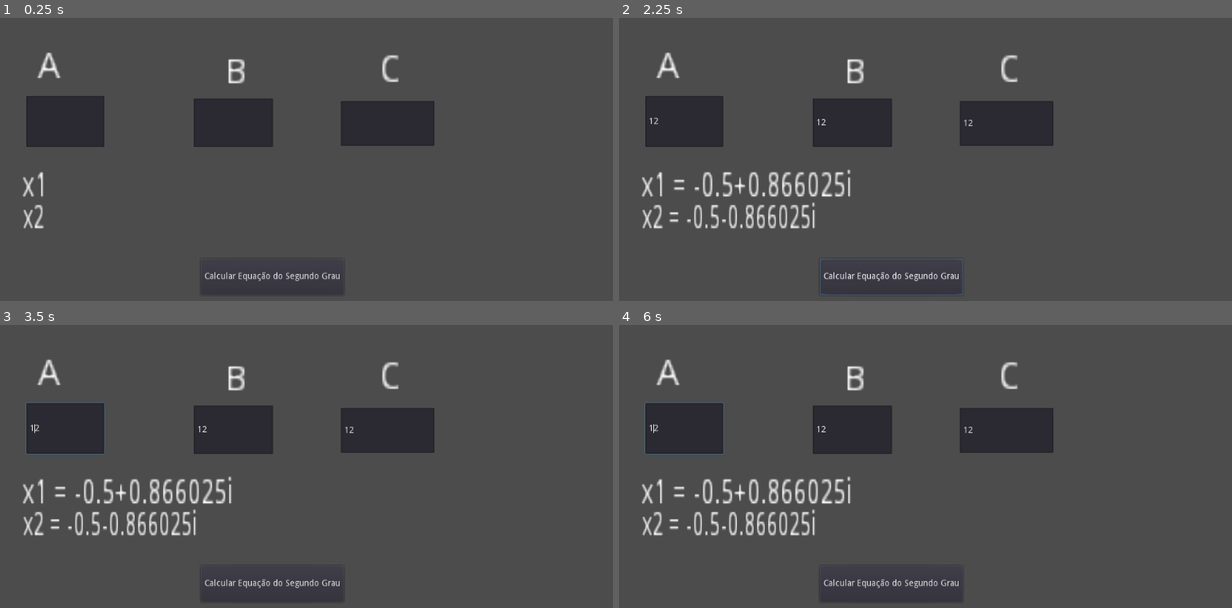
Above: before the commit, frames 1-4 (two rows, left to right).
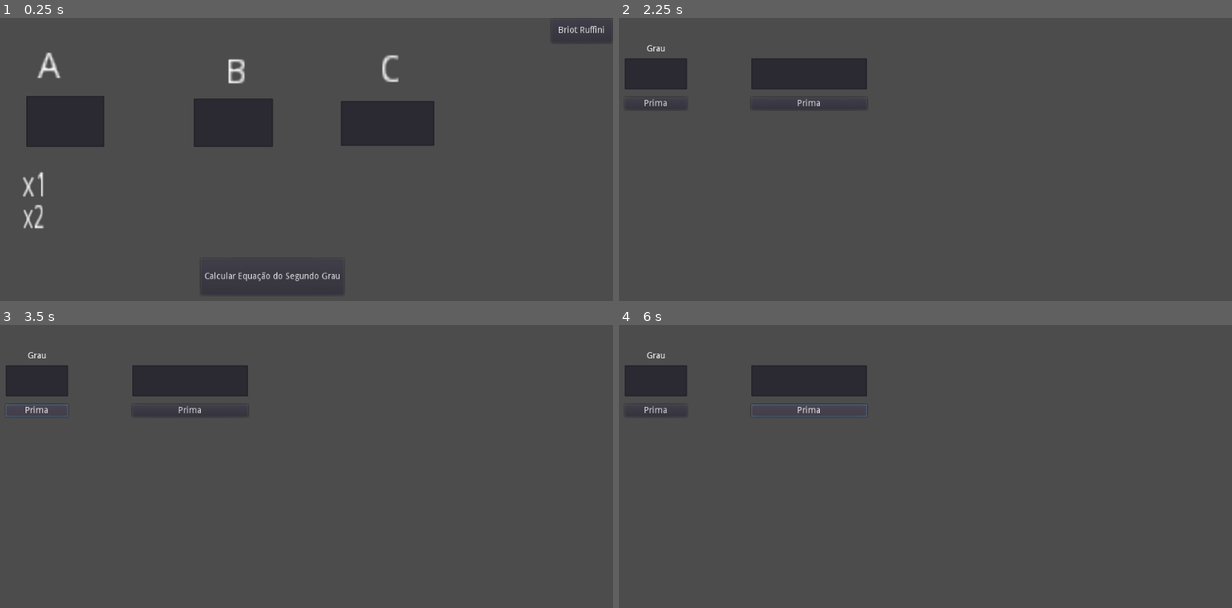
Above: after the commit, the same moments.

Repository: pedrocruz2/eiensiei
Game: Godot game, scene res://Node2D.tscn
Same seed, same stepped clock (60 frames per second), same inputs: the game is played once before the commit and once after it.
Inputs (mouse positions are in pixels of both pictures, inside the frame that each line leads up to):
- Up to frame 1 (0.25 s): no input
- Up to frame 2 (2.25 s): click (686, 122) at 0.52 s; type "12" at 0.6 s; click (851, 122) at 0.75 s; type "12" at 0.83 s; click (1005, 122) at 0.98 s; type "12" at 1.07 s; click "Calcular Equação do Segundo G…" at 1.25 s; click (1201, 29) at 2 s, where only the run after the commit has a clickable "Briot Ruffini"
- Up to frame 3 (3.5 s): click (36, 409) at 2.75 s, where only the run after the commit has a clickable "Prima"
- Up to frame 4 (6 s): click (809, 409) at 3.5 s, where only the run after the commit has a clickable "Prima"; click (888, 582) at 4.25 s, where only the run before the commit has a clickable "Calcular Equação do Segundo G…"; click (655, 409) at 5 s, where only the run after the commit has a clickable "Prima"; click (809, 409) at 5.75 s, where only the run after the commit has a clickable "Prima"

The runs differ from the first frame. In frame 1, 0.1% of the frame differs, in the area x 90-100%, y 2-9%; in frame 2, 12%; in frame 3, 12%; in frame 4, 12%, in the area x 0-71%, y 9-98%.
Error after the commit: Trying to assign value of type 'String' to a variable of type 'int'. (res://Calc.)

Commit message:
minha bola

Diff:
--- /dev/null
+++ b/calculadora bhaskara/Calc. BrRuffini.gd
@@ -0,0 +1,8 @@
+extends Node2D
+
+var grau: int
+
+
+
+func _on_ButtonGrau_pressed():
+	grau = $Grau/InputGrau.text
--- /dev/null
+++ b/calculadora bhaskara/Calc. BrRuffini.tscn
@@ -0,0 +1,47 @@
+[gd_scene load_steps=2 format=2]
+
+[ext_resource path="res://Calc. BrRuffini.gd" type="Script" id=1]
+
+[node name="Node2D" type="Node2D"]
+script = ExtResource( 1 )
+
+[node name="Grau" type="Label" parent="."]
+margin_left = 49.0
+margin_top = 43.0
+margin_right = 149.0
+margin_bottom = 57.0
+text = "Grau"
+align = 1
+
+[node name="ButtonGrau" type="Button" parent="Grau"]
+margin_top = 85.0
+margin_right = 100.0
+margin_bottom = 105.0
+text = "Prima"
+
+[node name="InputGrau" type="LineEdit" parent="Grau"]
+margin_top = 22.0
+margin_right = 100.0
+margin_bottom = 72.0
+align = 1
+
+[node name="Array" type="Label" parent="."]
+margin_left = 252.0
+margin_top = 43.0
+margin_right = 438.0
+margin_bottom = 57.0
+align = 1
+
+[node name="ButtonArray" type="Button" parent="Array"]
+margin_top = 85.0
+margin_right = 186.0
+margin_bottom = 105.0
+text = "Prima"
+
+[node name="InputArray" type="LineEdit" parent="Array"]
+margin_top = 22.0
+margin_right = 186.0
+margin_bottom = 72.0
+align = 1
+
+[connection signal="pressed" from="Grau/ButtonGrau" to="." method="_on_ButtonGrau_pressed"]
--- a/calculadora bhaskara/Node2D.gd
+++ b/calculadora bhaskara/Node2D.gd
@@ -42,6 +42,12 @@
 		else:
 			$Label6.text = "Forma fatorada: (x-"+str(x1)+")"
 		if float(x2) <0:
-			$Label7.text = "(x+"+str(x2*-1)+")"
+			$Label6.text += "(x+"+str(x2*-1)+")"
 		else:
-			$Label7.text = "(x-"+str(x2)+")"
+			$Label6.text += "(x-"+str(x2)+")"
+
+
+
+
+func _on_Button2_pressed():
+	get_tree().change_scene("res://Calc. BrRuffini.tscn")
--- a/calculadora bhaskara/Node2D.tscn
+++ b/calculadora bhaskara/Node2D.tscn
@@ -71,17 +71,18 @@
 text = "Calcular Equação do Segundo Grau"
 
 [node name="Label6" type="Label" parent="."]
-margin_left = 603.0
-margin_top = 387.0
-margin_right = 739.0
-margin_bottom = 457.0
+margin_left = 621.0
+margin_top = 297.0
+margin_right = 934.0
+margin_bottom = 367.0
 rect_scale = Vector2( 1.24719, 3.44444 )
 
-[node name="Label7" type="Label" parent="."]
-margin_left = 778.0
-margin_top = 387.0
-margin_right = 825.0
-margin_bottom = 423.0
-rect_scale = Vector2( 1.7873, 3.42164 )
+[node name="Button2" type="Button" parent="."]
+margin_left = 925.0
+margin_top = 1.0
+margin_right = 1023.0
+margin_bottom = 40.0
+text = "Briot Ruffini"
 
 [connection signal="pressed" from="Button" to="." method="_on_Button_pressed"]
+[connection signal="pressed" from="Button2" to="." method="_on_Button2_pressed"]
